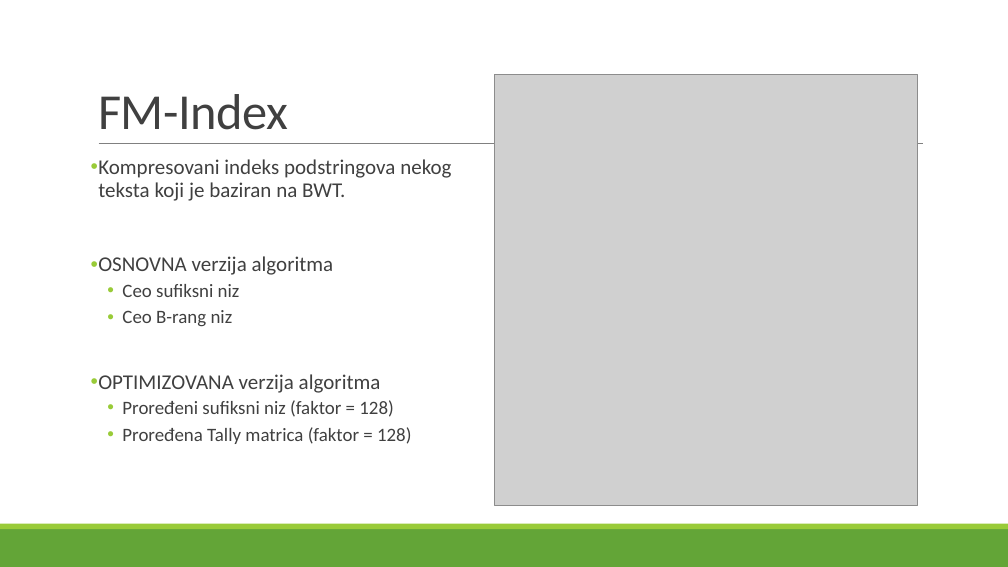
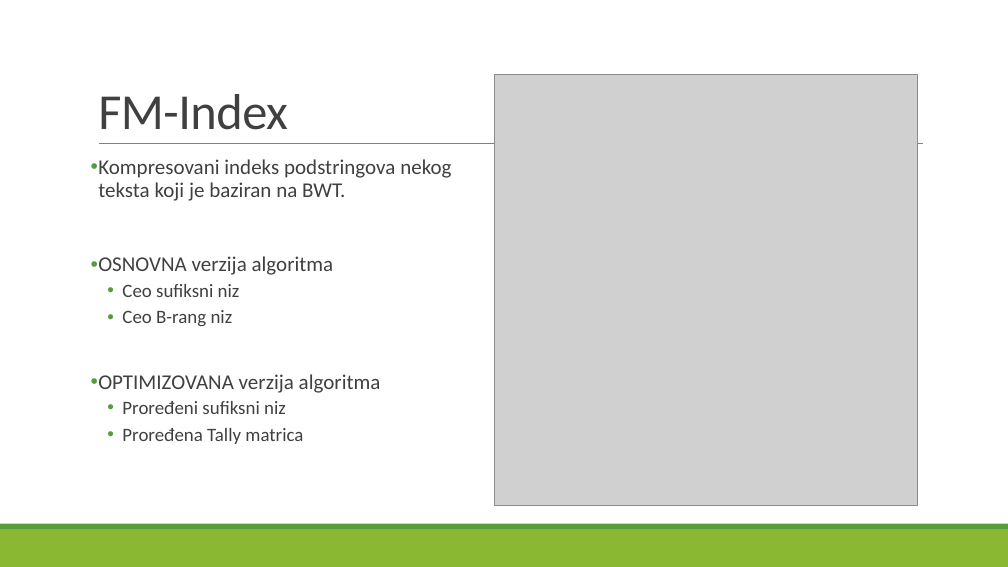
Before and after one commit to maricak/GenomicIT, a slide deck: slide 5 of BWT and FM index.pptx. Drawn at 1008x567 pixels with LibreOffice and Linux fonts; fonts in the diff are those of the drawing; grey boxes stand for pictures. Boxes give left, top, right and bottom in pixels: in the first picture for what was removed or moved away, otherwise in the second. Text is boxed around its words. In the diff, an @@ line names an element or a change of style, - is before the commit and + after.

```diff
--- a/BWT and FM index.pptx
+++ b/BWT and FM index.pptx
@@ text at <box>98,159,451,393</box>: bullet colour #99CB38 to #549E39 @@
@@ text at <box>122,401,303,444</box>: text changed @@
-  • Proređeni sufiksni niz (faktor = 128)
-  • Proređena Tally matrica (faktor = 128)
+  • Proređeni sufiksni niz
+  • Proređena Tally matrica
@@ rectangle at <box>0,529,1008,567</box>: fill #63A537 to #8AB833 @@
@@ rectangle at <box>0,524,1008,529</box>: fill #99CB38 to #549E39 @@
```
Also in this commit, not shown: 9 other slides changed, 1 slide added.
